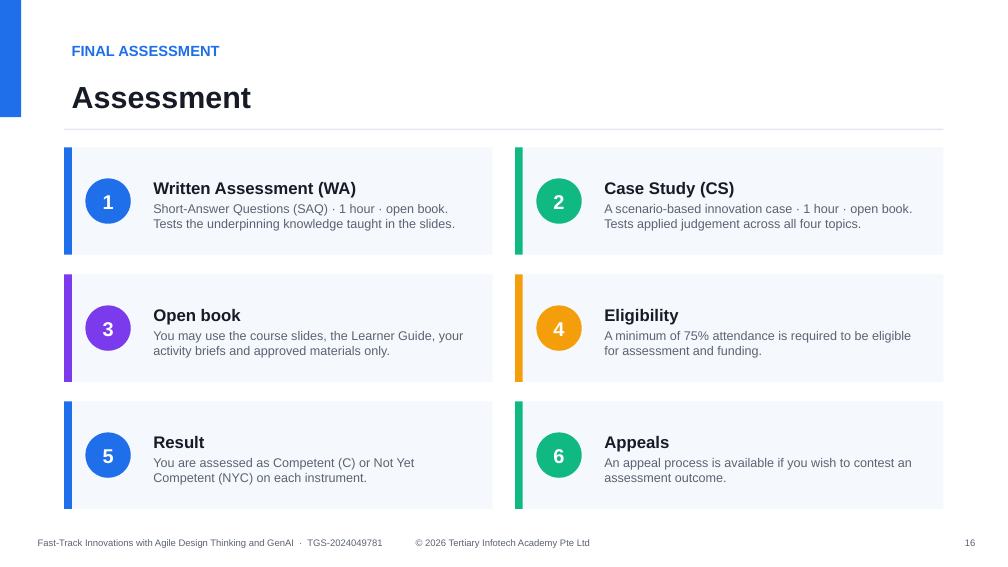
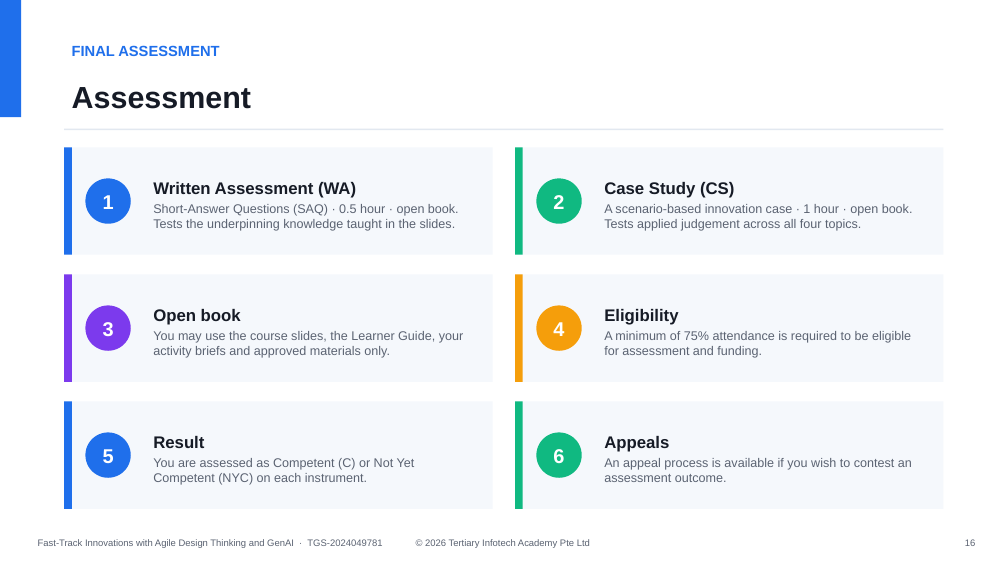
Before and after one commit to tertiarycourses/TGS-2024049781-Fast-Track-Innovations-with-Agile-Design-Thinking-and-Generative-AI, a slide deck: slide 16 of courseware/Fast-Track Innovations with Agile Design Thinking and GenAI-v4.0.pptx. Drawn at 1008x567 pixels with LibreOffice and Linux fonts; fonts in the diff are those of the drawing. Boxes give left, top, right and bottom in pixels: in the first picture for what was removed or moved away, otherwise in the second. Text is boxed around its words. In the diff, an @@ line names an element or a change of style, - is before the commit and + after.

```diff
--- a/courseware/Fast-Track Innovations with Agile Design Thinking and GenAI-v4.0.pptx
+++ b/courseware/Fast-Track Innovations with Agile Design Thinking and GenAI-v4.0.pptx
@@ text at [153,204,459,231]: text changed @@
-Short-Answer Questions (SAQ) · 1 hour · open book. Tests the underpinning knowledge taught in the slides.
+Short-Answer Questions (SAQ) · 0.5 hour · open book. Tests the underpinning knowledge taught in the slides.
```
Also in this commit, not shown: 15 other slides changed, 30 other files.
